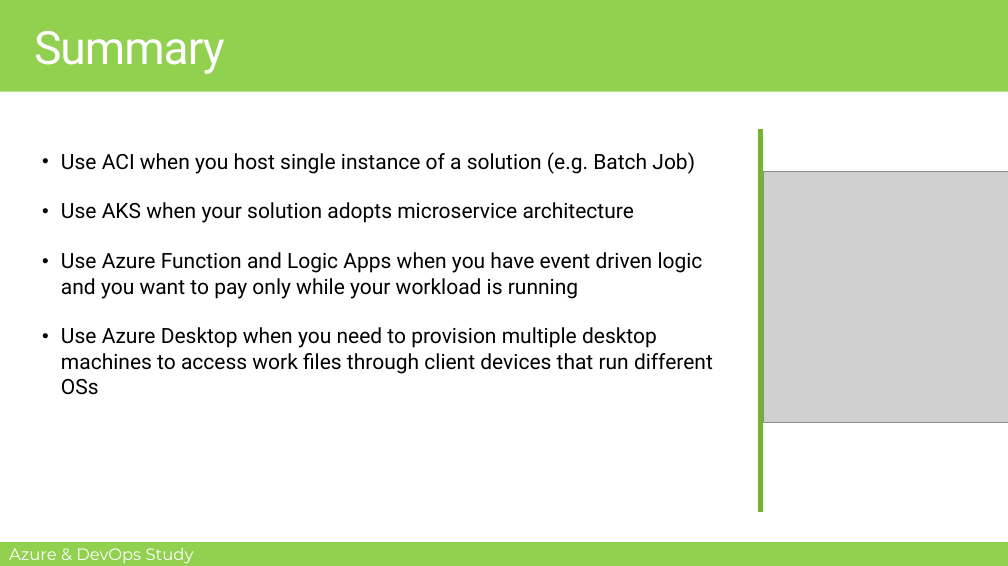
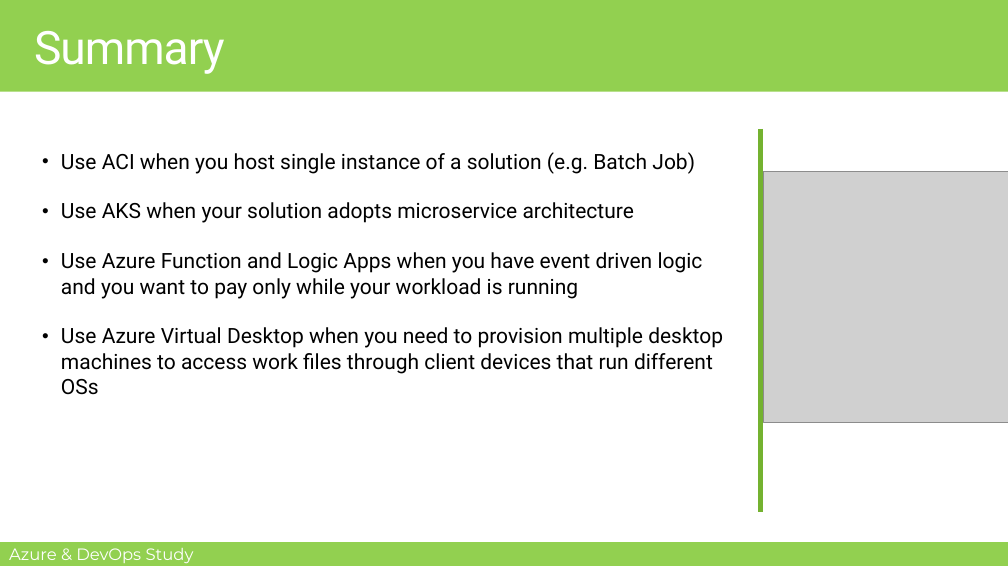
Before and after one commit to MohamedRadwan-DevOps/Azure-DevOps-Study-Group, a slide deck: slide 31 of AZ-900/Module-1/M1-L4-Understanding Azure Container Services, Function and Virtual Desktop.pptx (slide 29 before the commit). Drawn at 1008x566 pixels with LibreOffice and Linux fonts; fonts in the diff are those of the drawing; grey boxes stand for pictures; background and template pictures are left out. Boxes give left, top, right and bottom in pixels: in the first picture for what was removed or moved away, otherwise in the second. Text is boxed around its words. In the diff, an @@ line names an element or a change of style, - is before the commit and + after.

```diff
--- a/AZ-900/Module-1/M1-L4-Understanding Azure Container Services, Function and Virtual Desktop.pptx
+++ b/AZ-900/Module-1/M1-L4-Understanding Azure Container Services, Function and Virtual Desktop.pptx
@@ text at (x1=61, y1=327, x2=723, y2=395): text changed @@
-• Use Azure Desktop when you need to provision multiple desktop machines to access work files through client devices that run different OSs
+• Use Azure Virtual Desktop when you need to provision multiple desktop machines to access work files through client devices that run different OSs
```
Also in this commit, not shown: 11 other slides changed, 3 slides added, 1 slide removed.
